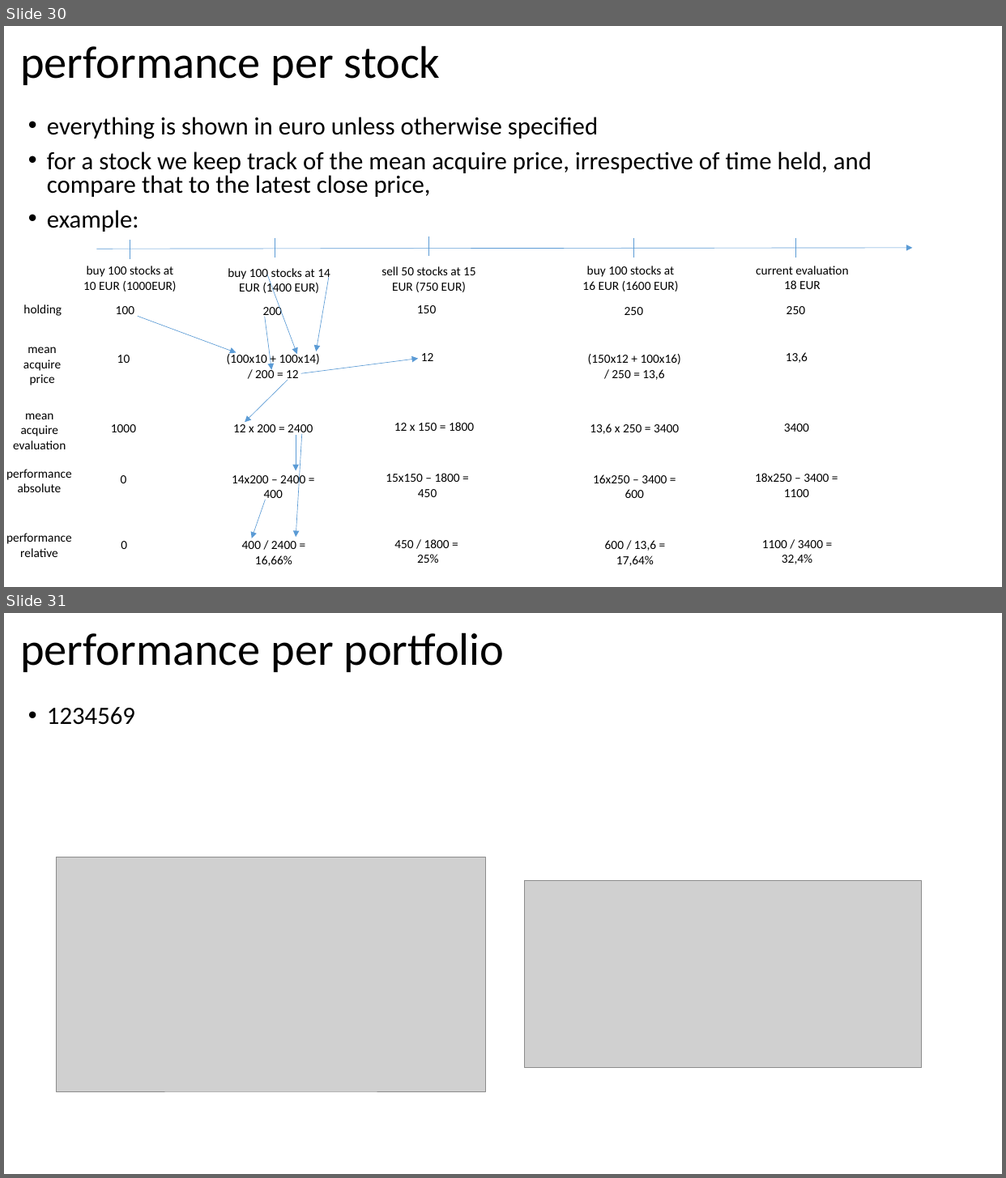
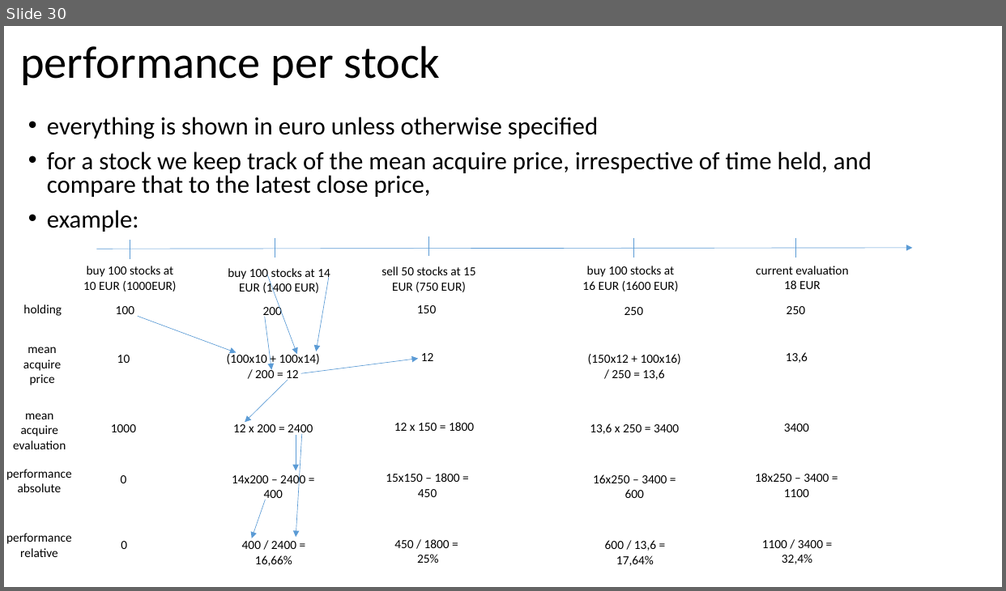
Before and after one commit to jorritvm/stocks_dashboard, a slide deck: doc/stock_dashboard_documentation.pptx. Shown one above the other, each under a label of ours: slides 30 and 31 before the commit, slide 30 after it. The pictures are 1006x1178 and 1006x591 pixels, drawn with LibreOffice and Linux fonts; fonts in the diff are those of the drawing; grey boxes stand for pictures. Boxes give left, top, right and bottom in pixels: in the first picture for what was removed or moved away, otherwise in the second. Text is boxed around its words. In the diff, an @@ line names an element or a change of style, - is before the commit and + after.

```diff
--- a/doc/stock_dashboard_documentation.pptx
+++ b/doc/stock_dashboard_documentation.pptx
@@ slide 31 removed at bbox=[4, 613, 1002, 1174], background #FFFFFF @@
@@ title removed at bbox=[20, 632, 505, 672] @@
-performance per portfolio
@@ text removed at bbox=[47, 707, 135, 725] @@
-• 1234569
@@ picture removed at bbox=[57, 858, 486, 1093] @@
@@ picture removed at bbox=[525, 881, 922, 1068] @@
```
Also in this commit, not shown: 2 slides added.
